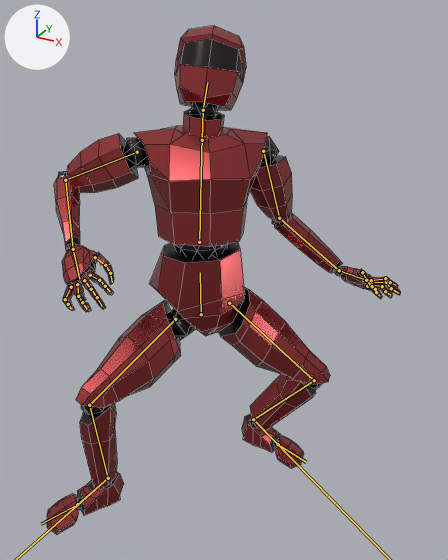
Renders of the FBX model Assets/character/FBX/fighting idle take damage.fbx from each side of a commit.
Rendered twice from a 50 mm lens placed at (1.16, -1.71, 1.76), pointed at (0.13, 0.15, 0.83). Lighting does not change. The marker at upper left points along +X, +Y and +Z. Both versions are drawn at frame 6 of the action 'metarig|metarigAction.002'; the numbers are the values there. The bones that bend it are drawn over the model as lines. Mesh edges are drawn as thin lines.
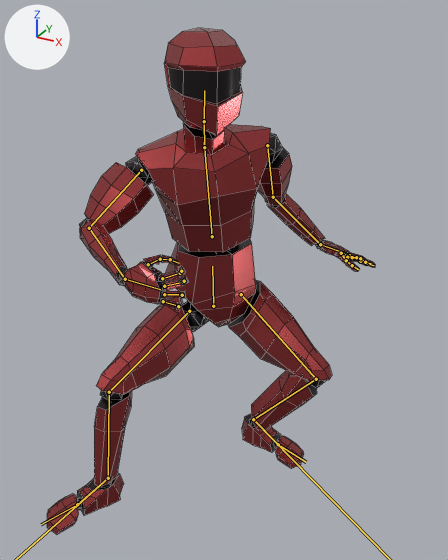
What differs and where, as boxes [x1, y1, x2, y2] in the pictures (448 x 560 px):
'Cube', posed (7% narrower): before [47, 26, 401, 534]; after [47, 28, 375, 534]
bone 'pelvis', root to tip: before (201, 314) to (200, 272); after (213, 306) to (212, 266)
bone 'Chest', root to tip: before (199, 242) to (202, 134); after (212, 236) to (204, 142)
bone 'Neck', root to tip: before (202, 140) to (203, 110); after (204, 147) to (204, 121)
bone 'Head', root to tip: before (203, 110) to (207, 82); after (204, 121) to (204, 90)
bone 'upper_arm.L', root to tip: before (263, 151) to (279, 218); after (267, 145) to (273, 197)
bone 'Pinkie2.L', root to tip: before (375, 289) to (376, 292); after (349, 255) to (352, 257)
bone 'Ring2.L', root to tip: before (382, 286) to (385, 291); after (356, 257) to (360, 261)
bone 'Middle2.L', root to tip: before (386, 282) to (391, 288); after (361, 258) to (366, 263)
bone 'Index2.L', root to tip: before (385, 278) to (390, 282); after (360, 258) to (365, 262)
bone 'Thumb1.L', root to tip: before (362, 272) to (366, 280); after (341, 253) to (346, 260)
bone 'upper_arm.R', root to tip: before (137, 152) to (65, 180); after (141, 170) to (89, 228)
bone 'forearm.R', root to tip: before (65, 180) to (73, 249); after (89, 228) to (125, 279)
bone 'hand.R', root to tip: before (73, 249) to (79, 278); after (125, 279) to (160, 289)
bone 'Pinkie1.R', root to tip: before (71, 287) to (65, 299); after (163, 301) to (178, 306)
bone 'Pinkie2.R', root to tip: before (65, 299) to (68, 304); after (178, 306) to (178, 306)
bone 'Pinkie3.R', root to tip: before (68, 304) to (71, 308); after (178, 306) to (176, 307)
bone 'Ring1.R', root to tip: before (77, 284) to (78, 296); after (164, 294) to (181, 294)
bone 'Ring2.R', root to tip: before (78, 296) to (82, 302); after (181, 294) to (182, 295)
bone 'Ring3.R', root to tip: before (82, 302) to (87, 309); after (182, 295) to (180, 295)
bone 'Middle1.R', root to tip: before (84, 280) to (91, 289); after (164, 286) to (183, 282)
bone 'Middle2.R', root to tip: before (91, 289) to (97, 297); after (183, 282) to (184, 281)
bone 'Middle3.R', root to tip: before (97, 297) to (102, 306); after (184, 281) to (182, 279)
bone 'Index1.R', root to tip: before (90, 275) to (99, 280); after (162, 278) to (180, 273)
bone 'Index2.R', root to tip: before (99, 280) to (105, 286); after (180, 273) to (181, 271)
bone 'Index3.R', root to tip: before (105, 286) to (110, 291); after (181, 271) to (181, 268)
bone 'thigh.L', root to tip: before (229, 303) to (314, 380); after (241, 294) to (316, 379)
bone 'thigh.R', root to tip: before (175, 319) to (89, 405); after (189, 311) to (109, 392)
bone 'shin.R', root to tip: before (89, 405) to (108, 478); after (109, 392) to (108, 478)

What the commit changed:
Bone 'pelvis' (bone_pelvis) moves from (-0.006, -0.298, -0.19) to (-0.007, -0.312, -0.292).
Bone 'pelvis' (bone_pelvis) turns from (2, 59, -2) to (5, 59, 0) degrees about its own x, y and z.
Bone 'Chest' (bone_chest) turns from (-2, -17, -5) to (12, -17, 5) degrees about its own x, y and z.
Bone 'Neck' (bone_neck) turns from (-11, -9, -5) to (-2, 7, -5) degrees about its own x, y and z.
Bone 'Head' (bone_head) turns from (-15, -6, 0) to (-8, -7, -2) degrees about its own x, y and z.
Bone 'upper_arm.L' (bone_upper_arm_l) turns from (9, -51, -52) to (-3, -46, -54) degrees about its own x, y and z.
Bone 'Pinkie2.L' (bone_pinkie2_l) turns from (15, 17, -55) to (14, 1, -21) degrees about its own x, y and z.
Bone 'Ring2.L' (bone_ring2_l) turns from (2, 3, -55) to (4, 6, -26) degrees about its own x, y and z.
Bone 'Middle2.L' (bone_middle2_l) turns from (-6, 12, -49) to (-5, 16, -27) degrees about its own x, y and z.
Bone 'Index2.L' (bone_index2_l) turns from (-8, 13, -47) to (-8, 25, -28) degrees about its own x, y and z.
Bone 'Thumb1.L' (bone_thumb1_l) turns from (6, 2, -38) to (20, 26, -13) degrees about its own x, y and z.
Bone 'upper_arm.R' (bone_upper_arm_r) turns from (-18, -46, 11) to (24, -17, -14) degrees about its own x, y and z.
Bone 'forearm.R' (bone_forearm_r) turns from (99, 2, 86) to (97, 12, 94) degrees about its own x, y and z.
Bone 'hand.R' (bone_hand_r) turns from (86, -83, -72) to (-17, -62, 52) degrees about its own x, y and z.
Bone 'Pinkie1.R' (bone_pinkie1_r) turns from (-36, 3, -16) to (-8, -11, 14) degrees about its own x, y and z.
Bone 'Pinkie2.R' (bone_pinkie2_r) turns from (12, -15, 59) to (-8, -23, 91) degrees about its own x, y and z.
Bone 'Pinkie3.R' (bone_pinkie3_r) turns from (8, 4, -16) to (-1, -2, 15) degrees about its own x, y and z.
Bone 'Ring1.R' (bone_ring1_r) turns from (-8, 5, -18) to (7, -9, 13) degrees about its own x, y and z.
Bone 'Ring2.R' (bone_ring2_r) turns from (0, 0, 58) to (-5, -6, 90) degrees about its own x, y and z.
Bone 'Ring3.R' (bone_ring3_r) turns from (5, 4, -17) to (2, -1, 15) degrees about its own x, y and z.
Bone 'Middle1.R' (bone_middle1_r) turns from (13, 7, -18) to (19, 2, 14) degrees about its own x, y and z.
Bone 'Middle2.R' (bone_middle2_r) turns from (-7, -9, 52) to (-1, -12, 84) degrees about its own x, y and z.
Bone 'Middle3.R' (bone_middle3_r) turns from (-3, 3, -18) to (8, -2, 12) degrees about its own x, y and z.
Bone 'Index1.R' (bone_index1_r) turns from (27, 8, -18) to (24, 4, 15) degrees about its own x, y and z.
Bone 'Index2.R' (bone_index2_r) turns from (-9, -10, 50) to (4, -8, 78) degrees about its own x, y and z.
Bone 'Index3.R' (bone_index3_r) turns from (-6, -1, -18) to (10, 1, 11) degrees about its own x, y and z.
Bone 'thigh.L' (bone_thigh_l) turns from (-47, -30, -6) to (-54, -24, 6) degrees about its own x, y and z.
Bone 'foot.L' (bone_foot_l) turns from (-33, 6, -1) to (-32, 4, -12) degrees about its own x, y and z.
Bone 'thigh.R' (bone_thigh_r) turns from (-45, 65, 24) to (-52, 65, 20) degrees about its own x, y and z.
Bone 'shin.R' (bone_shin_r) turns from (64, 6, -10) to (52, 4, -9) degrees about its own x, y and z.
Bone 'foot.R' (bone_foot_r) turns from (6, 7, 22) to (20, 2, 23) degrees about its own x, y and z.
